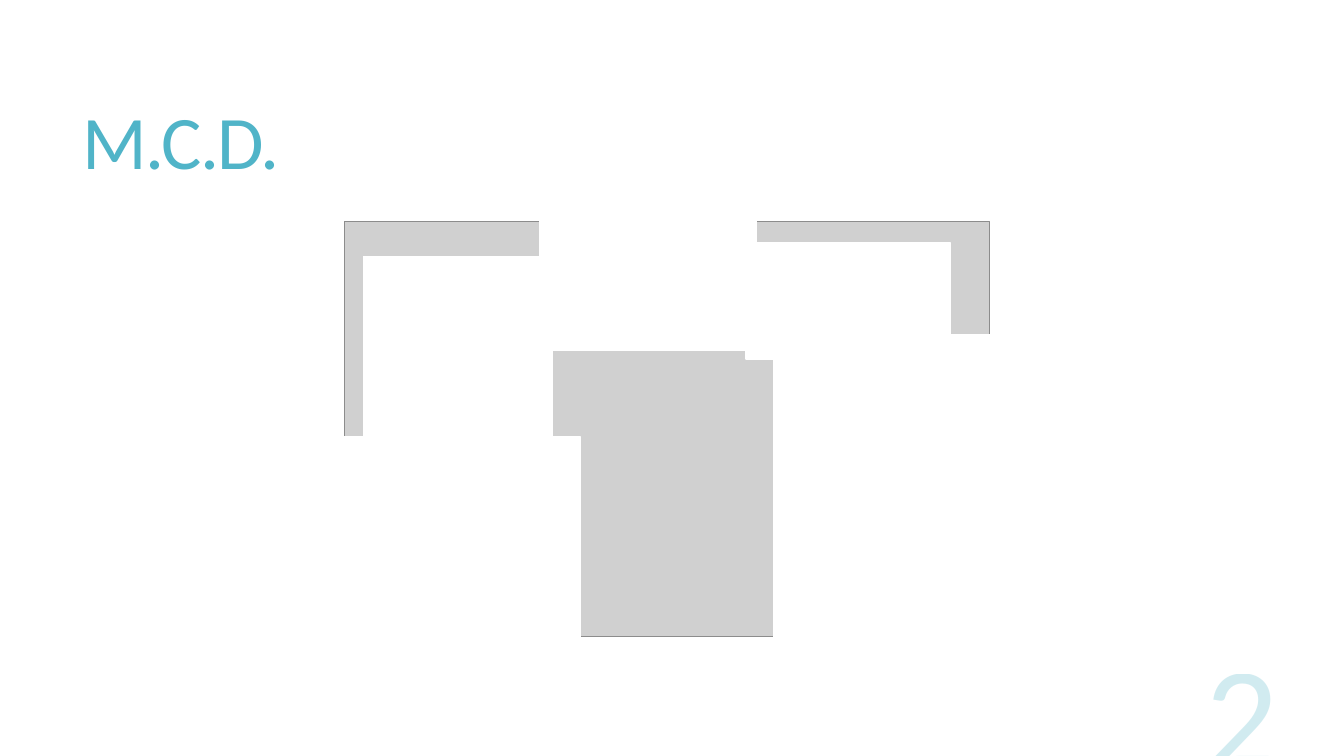
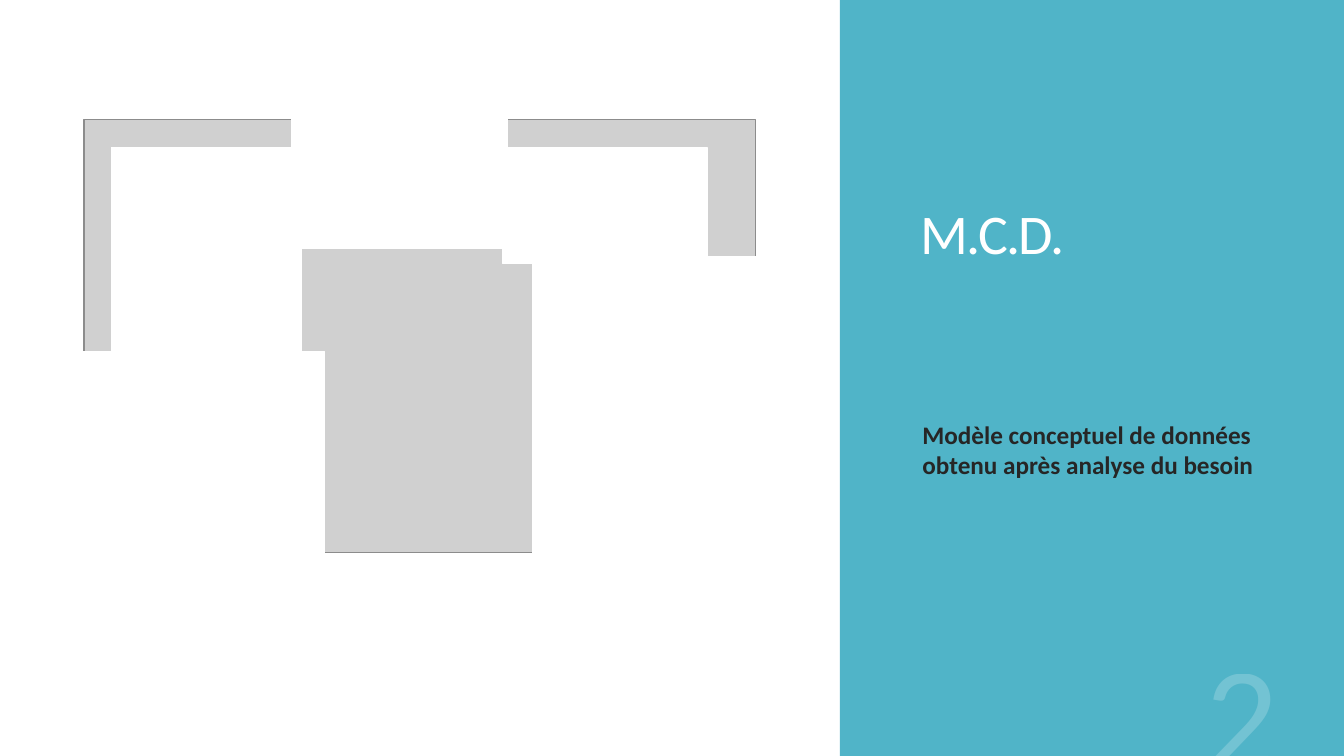
Before and after one commit to jmcasaubon/ProjGestSessForm, a slide deck: slide 2 of design/Présentation GSF.pptx. Drawn at 1344x756 pixels with LibreOffice and Linux fonts; fonts in the diff are those of the drawing; grey boxes stand for pictures. Boxes give left, top, right and bottom in pixels: in the first picture for what was removed or moved away, otherwise in the second. Text is boxed around its words. In the diff, an @@ line names an element or a change of style, - is before the commit and + after.

```diff
--- a/design/Présentation GSF.pptx
+++ b/design/Présentation GSF.pptx
@@ rectangle added at (840, 0, 1344, 756), fill #50B4C8 @@
@@ title "M.C.D.": place and size @@
-title "M.C.D." at (83, 120, 280, 170)
+title "M.C.D." at (921, 217, 1065, 255)
@@ title "M.C.D." at (921, 217, 1065, 255): size 54 to 40 pt, text colour #50B4C8 to #FFFFFF; vertical alignment middle to bottom @@
@@ rectangle: place and size @@
-rectangle at (348, 477, 547, 630)
+rectangle at (291, 102, 507, 248)
@@ picture: place and size @@
-picture at (345, 222, 989, 637)
+picture at (84, 120, 756, 553)
@@ rectangle: place and size @@
-rectangle at (363, 256, 553, 457)
+rectangle at (112, 147, 301, 364)
@@ rectangle: place and size @@
-rectangle at (540, 204, 756, 350)
+rectangle at (502, 147, 707, 263)
@@ rectangle: place and size @@
-rectangle at (774, 335, 998, 655)
+rectangle at (532, 257, 756, 578)
@@ rectangle removed at (746, 243, 951, 359) @@
@@ rectangle: place and size @@
-rectangle at (317, 437, 581, 655)
+rectangle at (60, 351, 325, 570)
@@ text added at (922, 426, 1253, 478), 18 pt, text #262626, bold @@
+Modèle conceptuel de données obtenu après analyse du besoin
@@ page number at (966, 648, 1289, 756): text colour #50B4C8 at 25% opacity to #FFFFFF at 20% opacity @@
```
Also in this commit, not shown: 2 other slides changed, 23 slides added, 3 other files.
